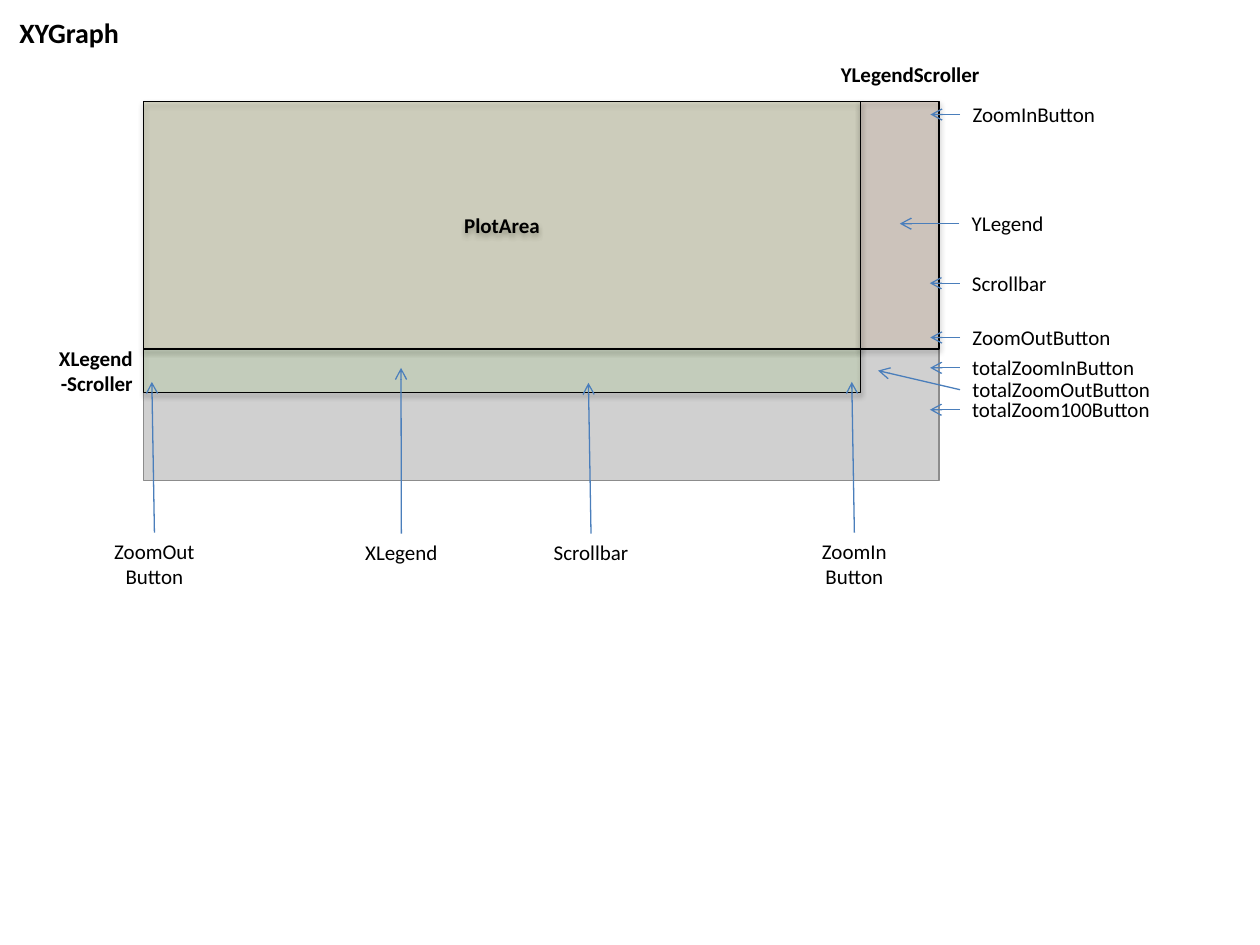
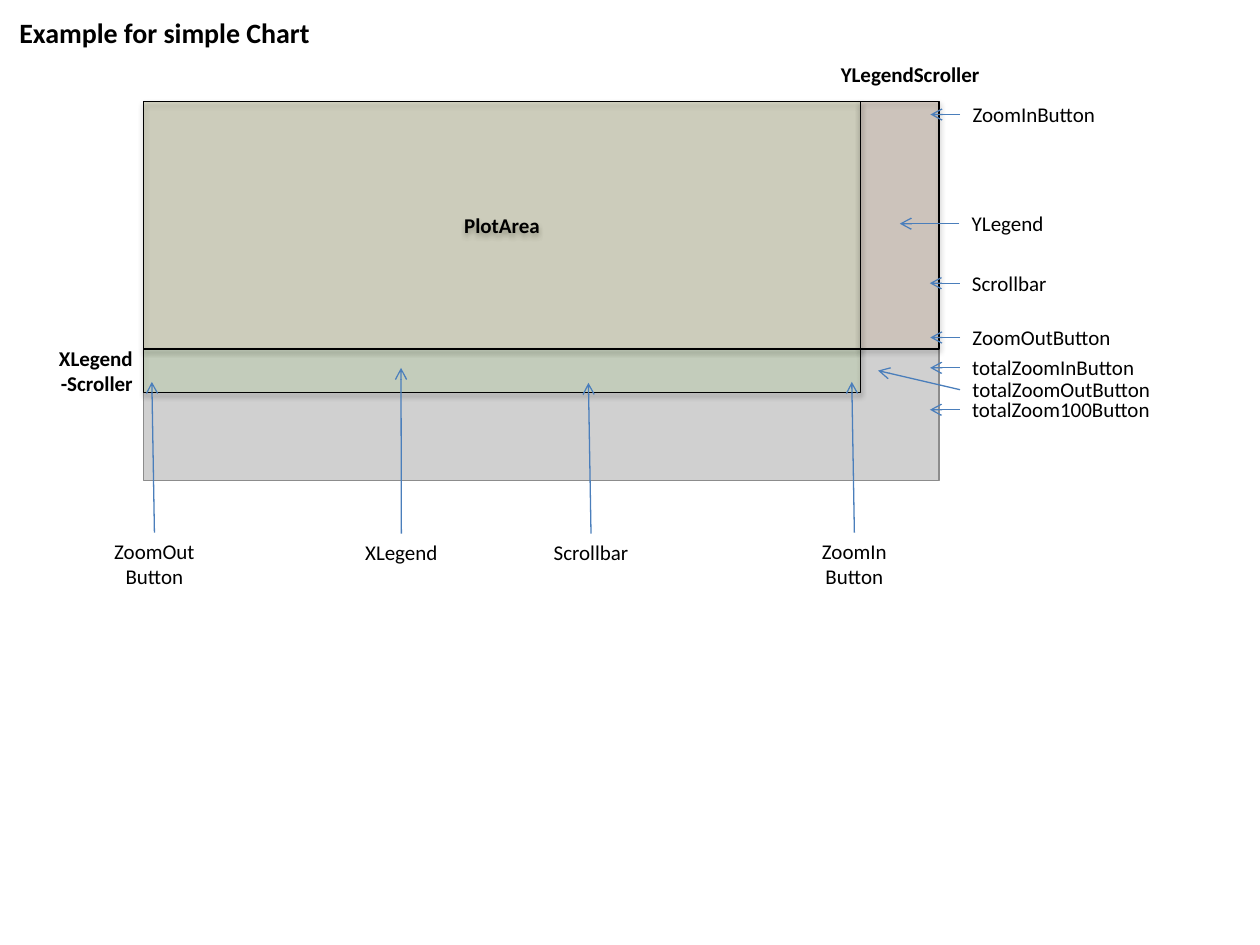
Before and after one commit to PeterHuberSg/XYGraphLib, a slide deck: slide 1 of XYGraphDesign1.pptx. Drawn at 1260x945 pixels with LibreOffice and Linux fonts; fonts in the diff are those of the drawing; grey boxes stand for pictures. Boxes give left, top, right and bottom in pixels: in the first picture for what was removed or moved away, otherwise in the second. Text is boxed around its words. In the diff, an @@ line names an element or a change of style, - is before the commit and + after.

```diff
--- a/XYGraphDesign1.pptx
+++ b/XYGraphDesign1.pptx
@@ text at [19, 23, 309, 48]: text changed @@
-XYGraph
+Example for simple Chart
```
Also in this commit, not shown: 4 slides added, 1 slide removed, 31 other files.
